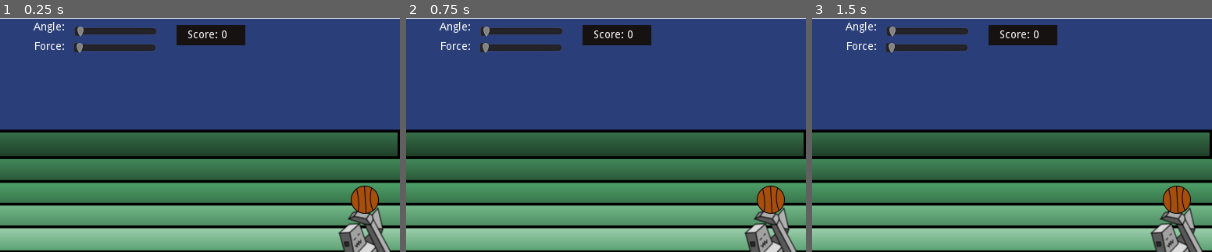
Above: before the commit, frames 1-3 (left to right).
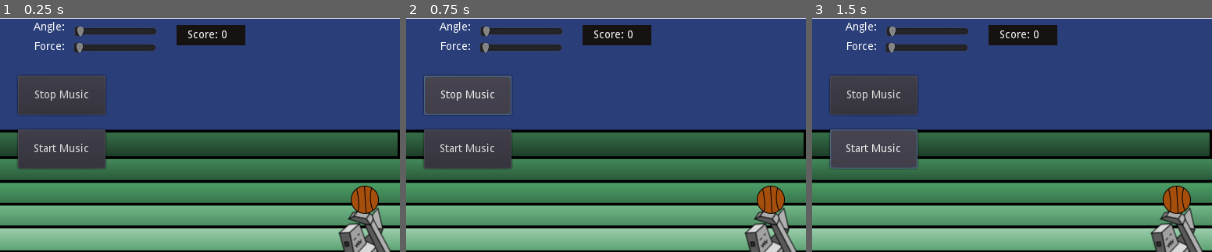
Above: after the commit, the same moments.

Repository: lovetocode/Basketball
Game: Godot game, scene res://Main.tscn
The game is run twice, just before and just after one commit, with the same random seed, the same clock (stepped at 60 frames per second) and the same inputs.
Inputs (mouse positions are % of the whole screen's width and height, from its top left):
- Up to frame 1 (0.25 s): no input
- Up to frame 2 (0.75 s): click (8, 16) at 0.5 s, where only the run after the commit has a clickable "Stop Music"
- Up to frame 3 (1.5 s): click (8, 28) at 1.25 s, where only the run after the commit has a clickable "Start Music"
The pictures show only the part of the screen within x 0-50%, y 0-50%; the shares and areas given below are measured in that part.

The runs differ from the first frame. In frame 1, 7.3% of the frame differs, in the area x 4-27%, y 24-65%; in frame 2, 7.2%; in frame 3, 7.6%.

Commit message:
Added music and stop start music buttons

Diff:
--- a/Main.gd
+++ b/Main.gd
@@ -14,6 +14,8 @@
 	$Sliders/HSliderAngle.value = Global.angle
 	$Sliders/HSliderForce.value = Global.force
 	$Score.text = "Score: " + str(Global.score)
+	$Music.play()
+
 
 
 # Called every frame. 'delta' is the elapsed time since the previous frame.
@@ -64,3 +66,10 @@
 	var out = Vector2(fx, fy)
 
 	return out
+
+
+func _on_Stop_Music_pressed():
+	$Music.stop()
+
+func _on_Start_Music_pressed():
+	$Music.play()
--- a/Main.tscn
+++ b/Main.tscn
@@ -7,6 +7,7 @@
 [ext_resource path="res://Graphics/Net.png" type="Texture" id=5]
 [ext_resource path="res://Main.gd" type="Script" id=6]
 [ext_resource path="res://Sound/Win.wav" type="AudioStream" id=7]
+[ext_resource path="res://Sound/Vintage Party.mp3" type="AudioStream" id=8]
 
 [sub_resource type="RectangleShape2D" id=5]
 extents = Vector2( 1.76623, 35.8843 )
@@ -184,5 +185,30 @@
 "_edit_use_anchors_": false
 }
 
+[node name="Music" type="AudioStreamPlayer" parent="."]
+stream = ExtResource( 8 )
+
+[node name="StopMusic" type="Button" parent="."]
+margin_left = 23.0
+margin_top = 74.0
+margin_right = 135.0
+margin_bottom = 124.0
+text = "Stop Music"
+__meta__ = {
+"_edit_use_anchors_": false
+}
+
+[node name="Start Music" type="Button" parent="."]
+margin_left = 23.0
+margin_top = 143.0
+margin_right = 135.0
+margin_bottom = 193.0
+text = "Start Music"
+__meta__ = {
+"_edit_use_anchors_": false
+}
+
 [connection signal="pressed" from="ButtonShoot" to="." method="_on_ButtonShoot_pressed"]
 [connection signal="pressed" from="ButtonQuit" to="." method="_on_ButtonQuit_pressed"]
+[connection signal="pressed" from="StopMusic" to="." method="_on_Stop_Music_pressed"]
+[connection signal="pressed" from="Start Music" to="." method="_on_Start_Music_pressed"]
Not shown: 1 places in Main.tscn that only renumber resources
Not shown, added: Sound/Vintage Party.mp3.import
Not shown, added: Sound/Vintage Party.mp3
